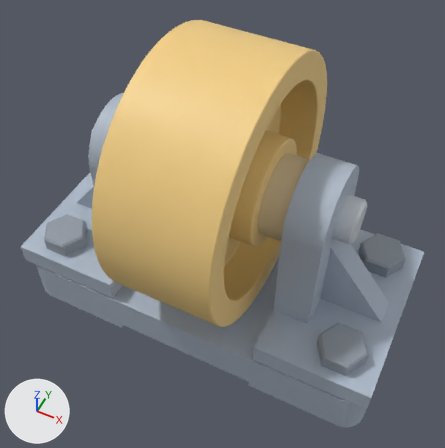
A saved change to the glTF model docs/Additional CAD exercise/steps/ax_roller_assembly/step_20.glb.
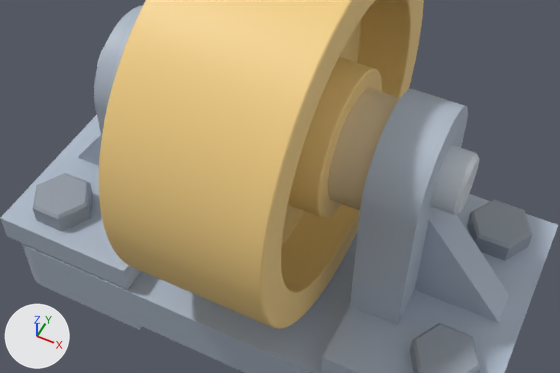
There are two pictures of each version: one whole from a 50 mm camera at (72.7, -144.7, 226.6) aimed at (3.7, -6.7, 54.1), one close up on the part from 5% to 96% of the width and 20% to 80% of the height. Every picture has the same lights, and +X, +Y and +Z are marked at lower left. The last two pictures show the newer version.

Names of what the first close-up shows: 'part__base', 'part__bracket (left)', 'part__bracket (right)', 'part__bush (right)', 'part__hex bolt 1', 'part__hex bolt 2', 'part__hex bolt 3', 'part__roller', 'part__spindle'.
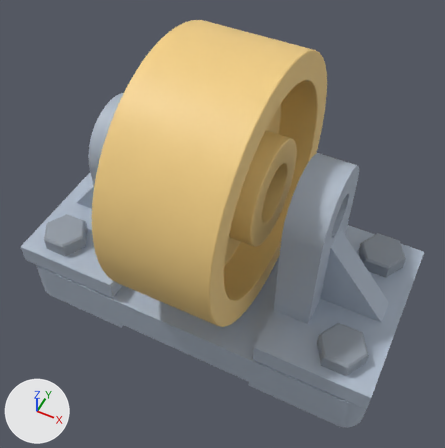
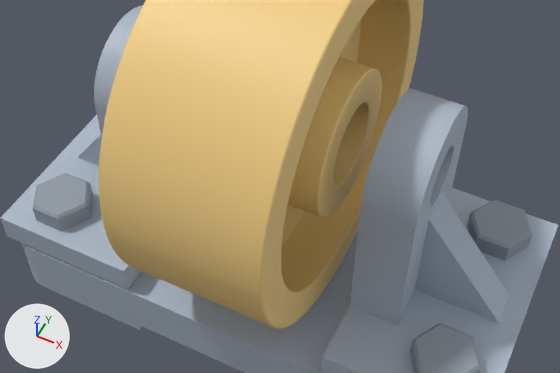
What differs and where, as boxes (x1, y1, x2, y2) in the close-ups (560 x 373 px):
'part__bush (right)', deleted (brown): before (328, 88, 400, 211)
'part__spindle', deleted: before (97, 49, 479, 215)

Edits to the bpy script that builds the scene:
```text
Remove ob_part__bush__right:
    ob_part__bush__right = bpy.data.objects.new('part__bush (right)', me_part__bush__right)
    ob_part__bush__right.location = (0.0, 0.0, 0.0)
Remove ob_part__spindle:
    ob_part__spindle = bpy.data.objects.new('part__spindle', me_part__spindle)
    ob_part__spindle.location = (0.0, 0.0, 0.0)
```
